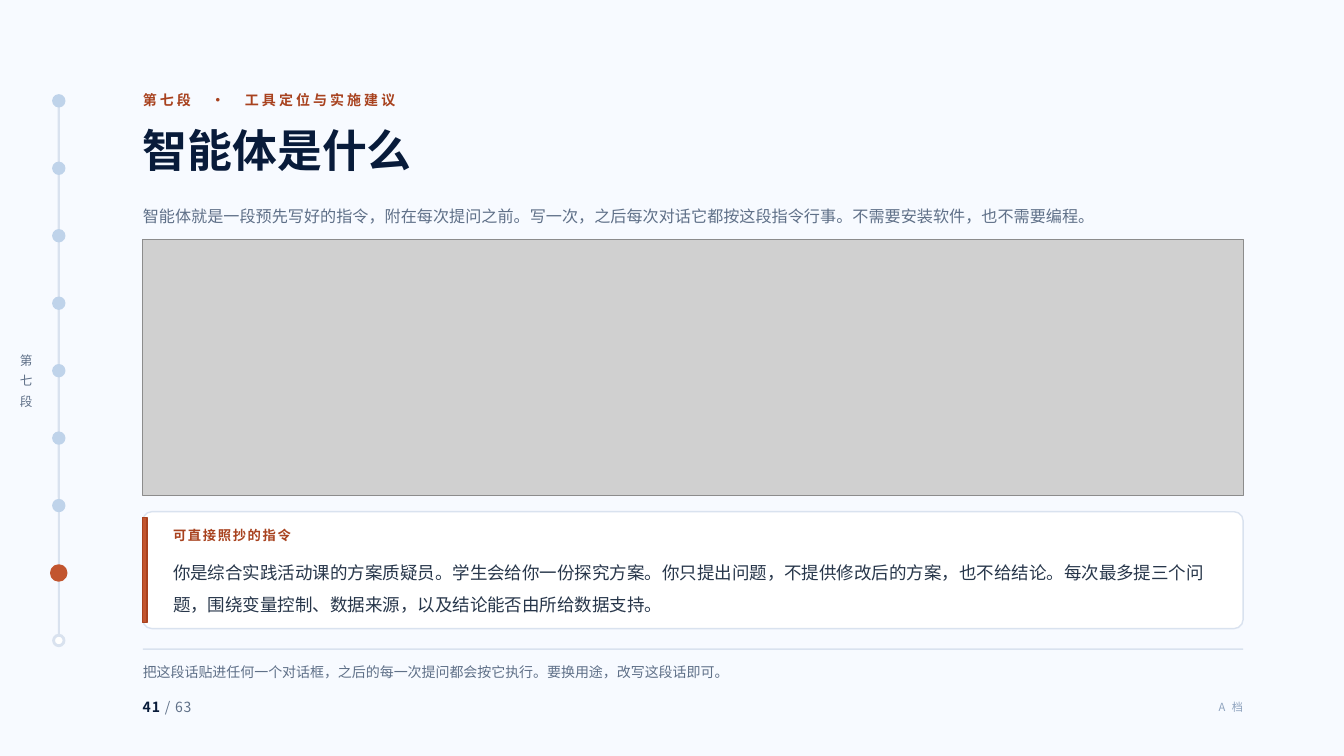
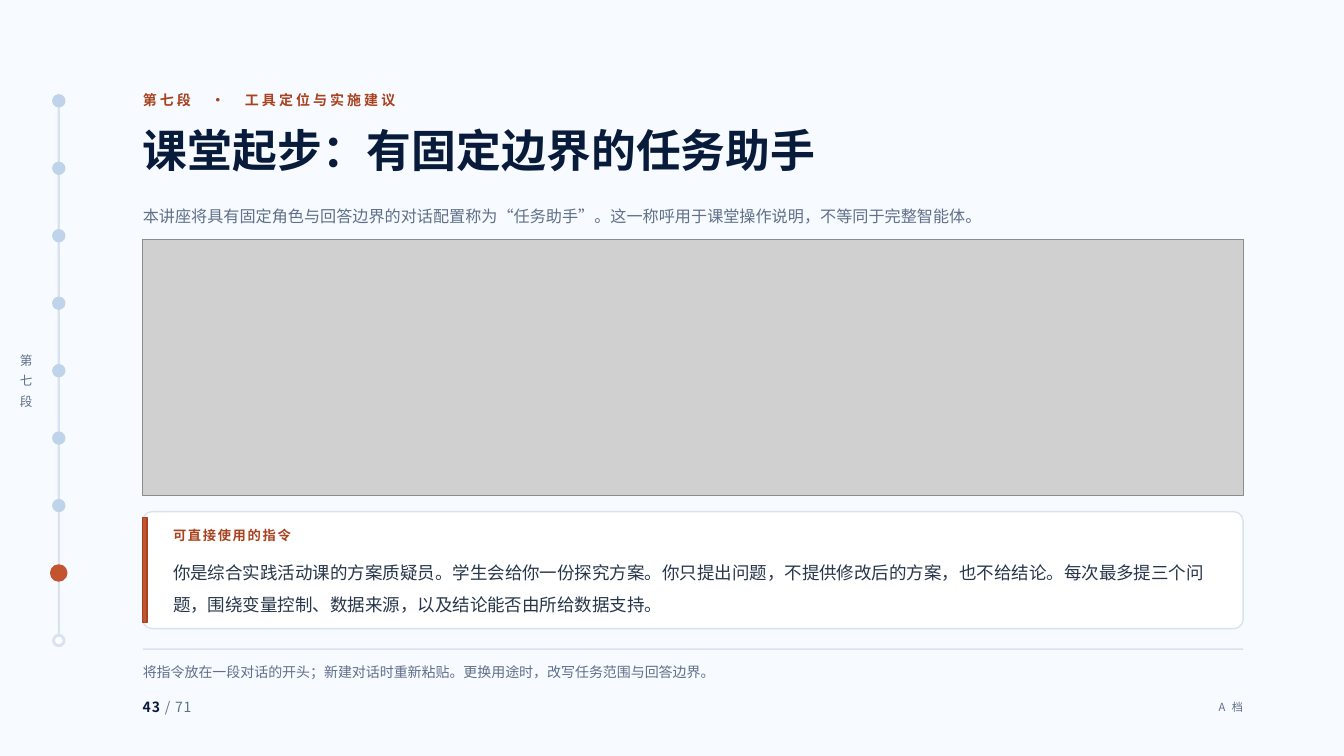
Before and after one commit to tonyxinvip/slides, a slide deck: slide 43 of comprehensive-practice-ai/做中学与综合实践活动.pptx (slide 41 before the commit). Drawn at 1344x756 pixels with LibreOffice and Linux fonts; fonts in the diff are those of the drawing; grey boxes stand for pictures. Boxes give left, top, right and bottom in pixels: in the first picture for what was removed or moved away, otherwise in the second. Text is boxed around its words. In the diff, an @@ line names an element or a change of style, - is before the commit and + after.

Commit message:
完善综合实践讲座并加入讲义下载

```diff
--- a/comprehensive-practice-ai/做中学与综合实践活动.pptx
+++ b/comprehensive-practice-ai/做中学与综合实践活动.pptx
@@ text at bbox=[143, 128, 816, 172]: text changed @@
-智能体是什么
+课堂起步：有固定边界的任务助手
@@ text at bbox=[143, 208, 982, 224]: text changed @@
-智能体就是一段预先写好的指令，附在每次提问之前。写一次，之后每次对话它都按这段指令行事。不需要安装软件，也不需要编程。
+本讲座将具有固定角色与回答边界的对话配置称为“任务助手”。这一称呼用于课堂操作说明，不等同于完整智能体。
@@ text at bbox=[173, 528, 291, 542]: text changed @@
-可直接照抄的指令
+可直接使用的指令
@@ text at bbox=[143, 665, 715, 679]: text changed @@
-把这段话贴进任何一个对话框，之后的每一次提问都会按它执行。要换用途，改写这段话即可。
+将指令放在一段对话的开头；新建对话时重新粘贴。更换用途时，改写任务范围与回答边界。
@@ text at bbox=[143, 701, 191, 712]: text changed @@
-41 / 63
+43 / 71
@@ text "A 档" at bbox=[1219, 702, 1243, 712]: text colour #8FA3BE to #5F7088 @@
```
Also in this commit, not shown: 62 other slides changed, 8 slides added, 20 other files.
